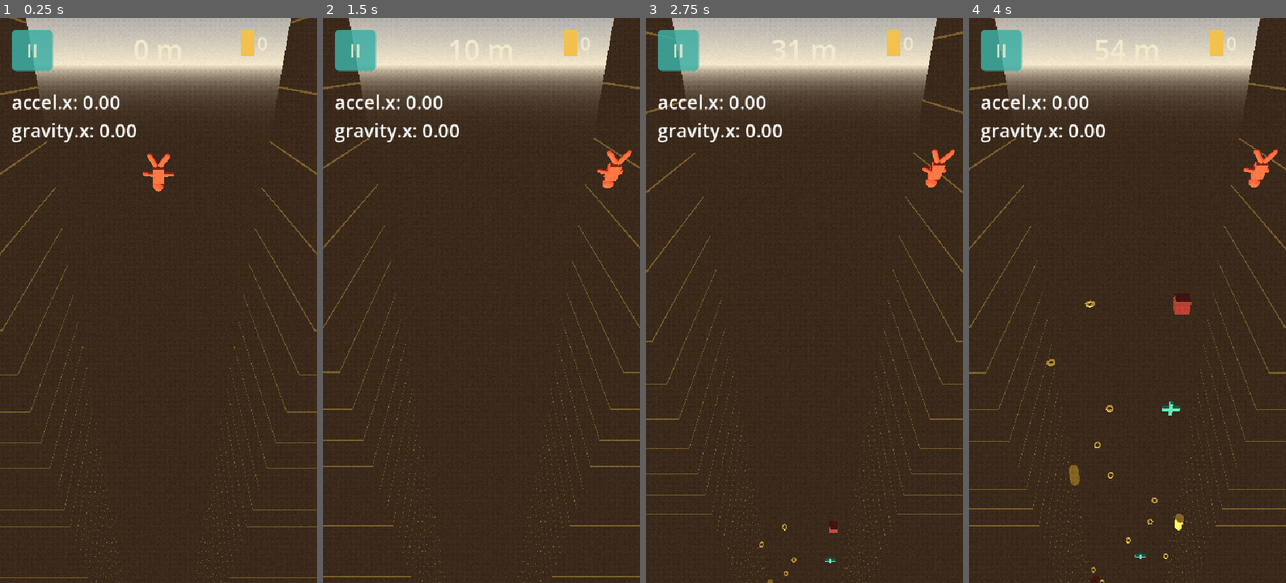
Above: before the commit, frames 1-4 (left to right).
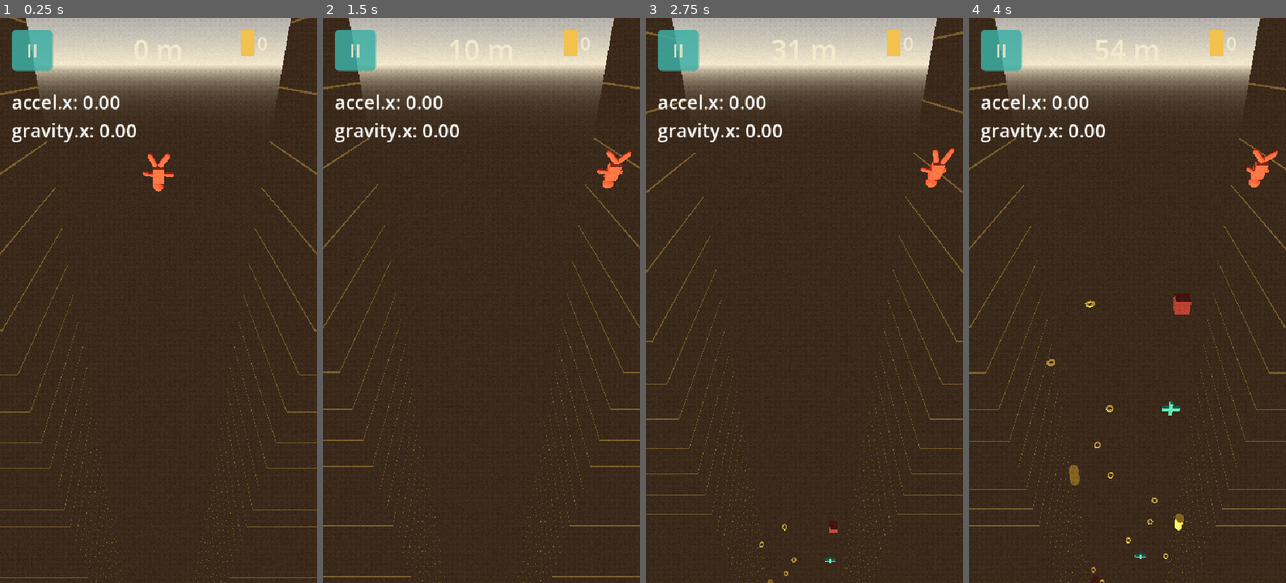
Above: after the commit, the same moments.

Repository: quvntvn/Hyperdive
Game: Godot game, scene res://scenes/game/main_game.tscn
Same seed, same stepped clock (60 frames per second), same inputs: the game is played once before the commit and once after it. This scene is started directly instead of the project's main scene.
Inputs (mouse positions are in pixels of both pictures, inside the frame that each line leads up to):
- Up to frame 1 (0.25 s): no input
- Up to frame 2 (1.5 s): tap Enter at 0.5 s; move the mouse to (551, 272) at 0.52 s; hold D (move_right) 0.53-1.25 s; tap 1 at 0.6 s; click (551, 272) at 0.67 s; drag from (418, 328) to (465, 413) at 1.27 s
- Up to frame 3 (2.75 s): move the mouse to (836, 176) at 2.02 s; hold D (move_right) from 2.03 s (still down); tap 3 at 2.1 s
- Up to frame 4 (4 s): release D (move_right) at 2.75 s; drag from (1111, 413) to (1032, 215) at 2.77 s; move the mouse to (1222, 385) at 3.52 s; hold A (move_left) from 3.53 s (still down); tap 2 at 3.6 s

The runs differ from the first frame. In frame 1, less than 0.1% of the frame differs, in the area x 45-55%, y 23-29%; in frame 2, less than 0.1%; in frame 3, less than 0.1%; in frame 4, less than 0.1%, in the area x 86-98%, y 23-28%.

Commit message:
tune(player): sway plus vivant (battement des membres accentué)
Amplitudes +50% bras, +35% jambes ; fréquences +20% sur tous les membres.
Les bras battent plus que les jambes (z_amp 22/20 vs 12/11).
Phases inchangées pour conserver l'aspect organique désynchronisé.

  Avant → Après (speed | z_amp | x_amp)
  ArmLeft  : 3.1 | 15 |  7  →  3.7 | 22 | 11
  ArmRight : 2.8 | 13 |  7  →  3.4 | 20 | 11
  LegLeft  : 2.3 |  9 | 10  →  2.8 | 12 | 13
  LegRight : 2.6 |  8 | 10  →  3.1 | 11 | 13
  Head     : 1.8 |  8 |  5  →  2.2 | 11 |  7

Co-Authored-By: Claude Sonnet 4.6 <noreply@anthropic.com>

Diff:
--- a/hyperdive/scripts/player/player.gd
+++ b/hyperdive/scripts/player/player.gd
@@ -318,11 +318,11 @@
 	# speed, phase, base_z, z_amp, x_amp, lat_z, jolt_z, jolt_x, base_x
 	# lat_z positif car Character est flippé X=180° (Z local = -Z monde)
 	# base_x positif = bras tirés légèrement vers l'arrière (vers la caméra)
-	_apply_limb_sway($Character/ArmLeft,  lateral, delta, 3.1, 0.0,  115.0, 15.0,  7.0, 1.2,  40.0,  10.0, 22.0)
-	_apply_limb_sway($Character/ArmRight, lateral, delta, 2.8, 1.7, -115.0, 13.0,  7.0, 1.2, -35.0, -18.0, 22.0)
-	_apply_limb_sway($Character/LegLeft,  lateral, delta, 2.3, 0.9,  -35.0,  9.0, 10.0, 0.5, -22.0,  28.0)
-	_apply_limb_sway($Character/LegRight, lateral, delta, 2.6, 2.4,   35.0,  8.0, 10.0, 0.5,  20.0, -24.0)
-	_apply_limb_sway($Character/Head,     lateral, delta, 1.8, 3.2,    0.0,  8.0,  5.0, 0.4,  20.0,   8.0)
+	_apply_limb_sway($Character/ArmLeft,  lateral, delta, 3.7, 0.0,  115.0, 22.0, 11.0, 1.2,  40.0,  10.0, 22.0)
+	_apply_limb_sway($Character/ArmRight, lateral, delta, 3.4, 1.7, -115.0, 20.0, 11.0, 1.2, -35.0, -18.0, 22.0)
+	_apply_limb_sway($Character/LegLeft,  lateral, delta, 2.8, 0.9,  -35.0, 12.0, 13.0, 0.5, -22.0,  28.0)
+	_apply_limb_sway($Character/LegRight, lateral, delta, 3.1, 2.4,   35.0, 11.0, 13.0, 0.5,  20.0, -24.0)
+	_apply_limb_sway($Character/Head,     lateral, delta, 2.2, 3.2,    0.0, 11.0,  7.0, 0.4,  20.0,   8.0)
 
 func _apply_limb_sway(node: Node3D, lateral: float, delta: float,
 		speed: float, phase: float,
